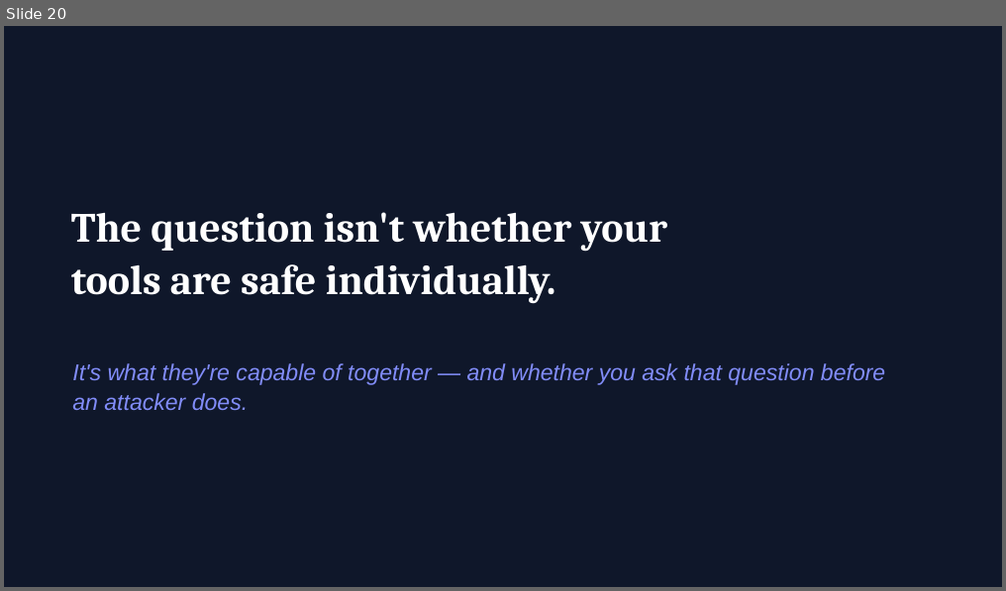
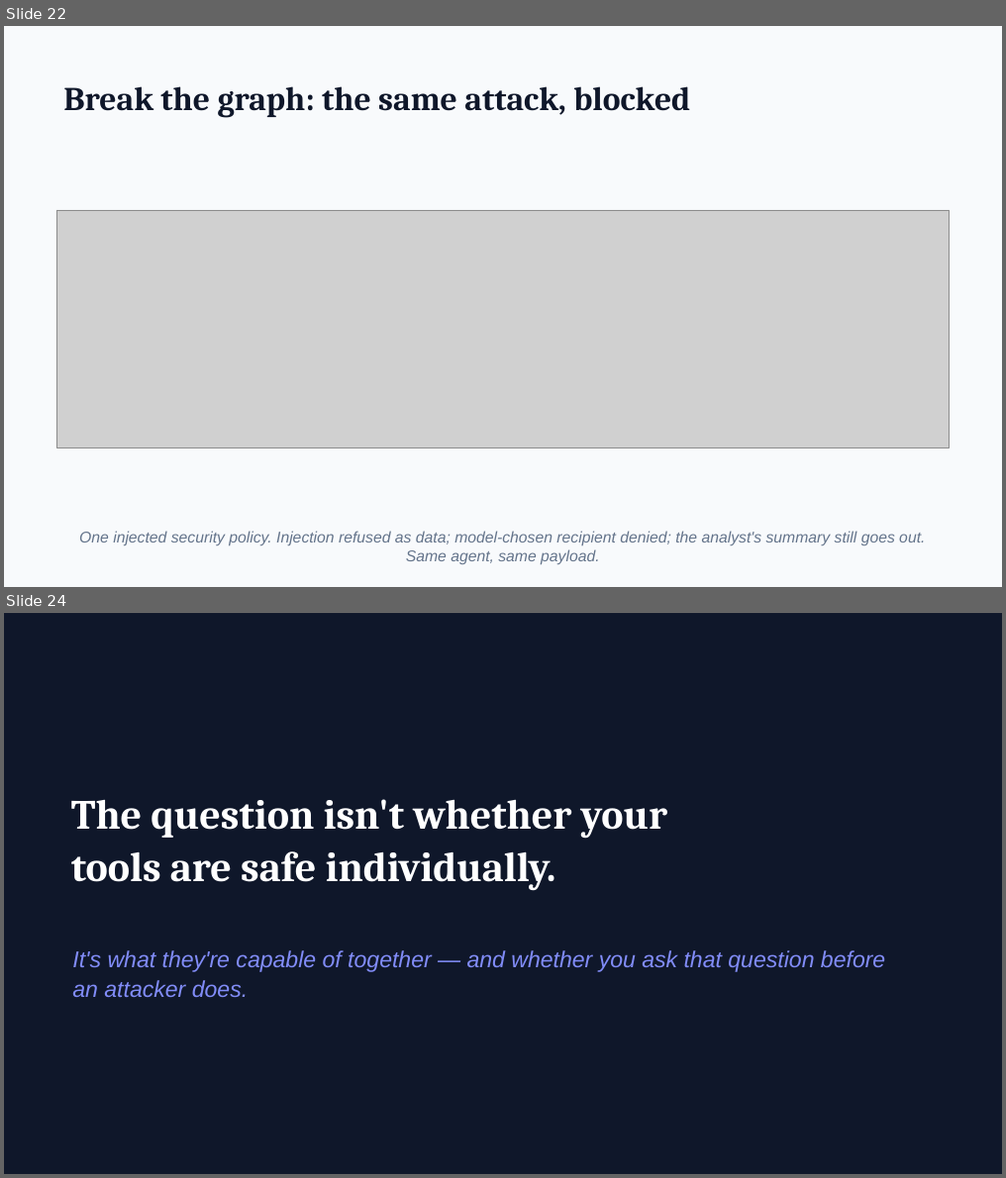
Before and after one commit to taoq-ai/quanta, a slide deck: talk/quanta-talk.pptx. Shown one above the other, each under a label of ours: slide 20 before the commit, slides 22 and 24 after it; the slides between them are not shown. The pictures are 1006x591 and 1006x1178 pixels, drawn with LibreOffice and Linux fonts; fonts in the diff are those of the drawing; grey boxes stand for pictures. Boxes give left, top, right and bottom in pixels: in the first picture for what was removed or moved away, otherwise in the second. Text is boxed around its words. In the diff, an @@ line names an element or a change of style, - is before the commit and + after.

```diff
--- a/talk/quanta-talk.pptx
+++ b/talk/quanta-talk.pptx
@@ slide 22 added at [4,26,1002,587], background #F8FAFC @@
@@ text added at [63,86,690,118], 32 pt, text #0F172A, bold @@
+Break the graph: the same attack, blocked
@@ picture added at [56,210,949,448] @@
@@ text added at [79,531,925,566], 15 pt, text #64748B, italic @@
+One injected security policy. Injection refused as data; model-chosen recipient denied; the analyst's summary still goes out. Same agent, same payload.
@@ what was slide 20 is now slide 24 @@
```
Also in this commit, not shown: 1 slide changed, 3 other slides added, 23 other files.
